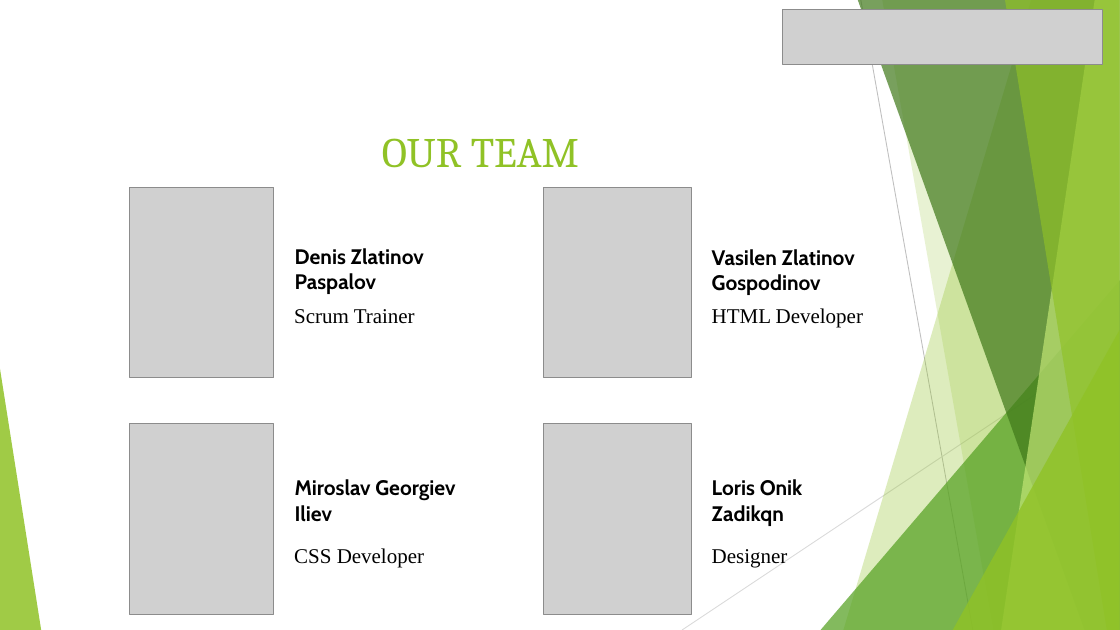
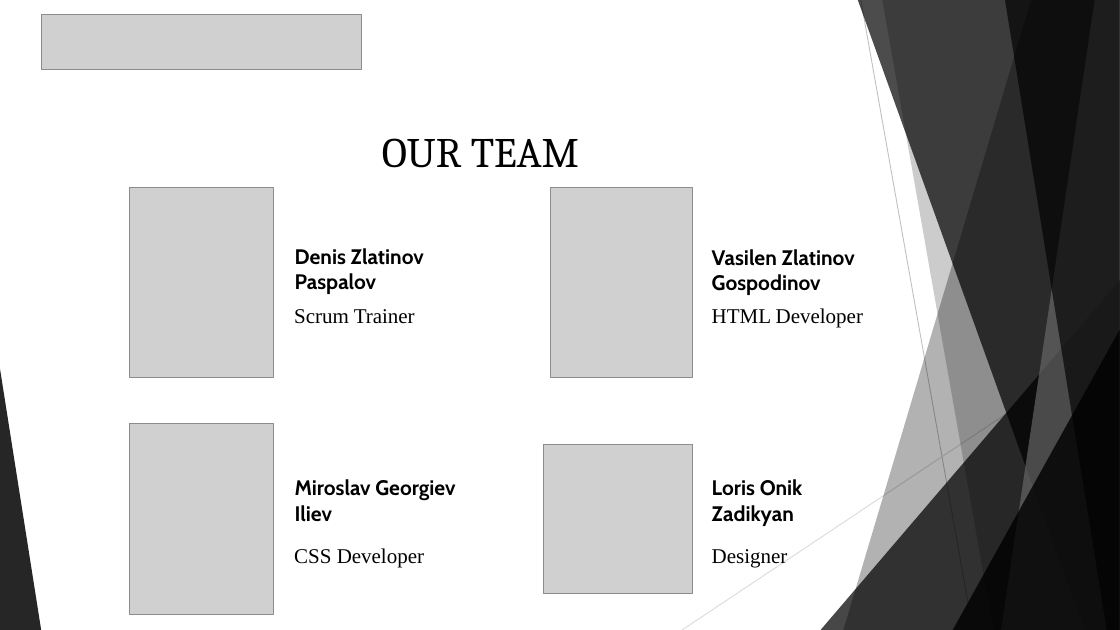
Before and after one commit to codingburgas/8grade-html-css-project-road-code, a slide deck: slide 2 of documentation/presentation.pptx. Drawn at 1120x630 pixels with LibreOffice and Linux fonts; fonts in the diff are those of the drawing; grey boxes stand for pictures. Boxes give left, top, right and bottom in pixels: in the first picture for what was removed or moved away, otherwise in the second. Text is boxed around its words. In the diff, an @@ line names an element or a change of style, - is before the commit and + after.

Commit message:
Update presentation

```diff
--- a/documentation/presentation.pptx
+++ b/documentation/presentation.pptx
@@ picture moved from (x1=783, y1=9, x2=1102, y2=65) to (x1=42, y1=14, x2=361, y2=70) @@
@@ freeform shape at (x1=844, y1=0, x2=1120, y2=630): fill #90C226 at 30% opacity to #000000 at 30% opacity @@
@@ freeform shape at (x1=858, y1=0, x2=1120, y2=630): fill #3F7819 at 70% opacity to #000000 at 70% opacity @@
@@ freeform shape at (x1=882, y1=0, x2=1120, y2=630): fill #90C226 at 20% opacity to #000000 at 20% opacity @@
@@ freeform shape at (x1=1002, y1=0, x2=1120, y2=630): fill #C0E474 at 70% opacity to #666666 at 70% opacity @@
@@ freeform shape at (x1=1005, y1=0, x2=1120, y2=630): fill #90C226 at 65% opacity to #000000 at 65% opacity @@
@@ title "OUR TEAM" at (x1=382, y1=138, x2=579, y2=168): text colour #90C226 to #000000 @@
@@ picture resized from (x1=544, y1=187, x2=691, y2=378) to (x1=550, y1=187, x2=693, y2=378) @@
@@ triangle at (x1=821, y1=280, x2=1120, y2=630): fill #54A021 at 72% opacity to #000000 at 72% opacity @@
@@ triangle at (x1=953, y1=330, x2=1120, y2=630): fill #90C226 at 80% opacity to #000000 at 80% opacity @@
@@ triangle at (x1=0, y1=369, x2=41, y2=630): fill #90C226 at 85% opacity to #000000 at 85% opacity @@
@@ picture resized from (x1=544, y1=424, x2=691, y2=615) to (x1=544, y1=444, x2=693, y2=594) @@
@@ text at (x1=712, y1=505, x2=794, y2=526): text changed @@
-Zadikqn
+Zadikyan
```
Also in this commit, not shown: 4 other slides changed.
